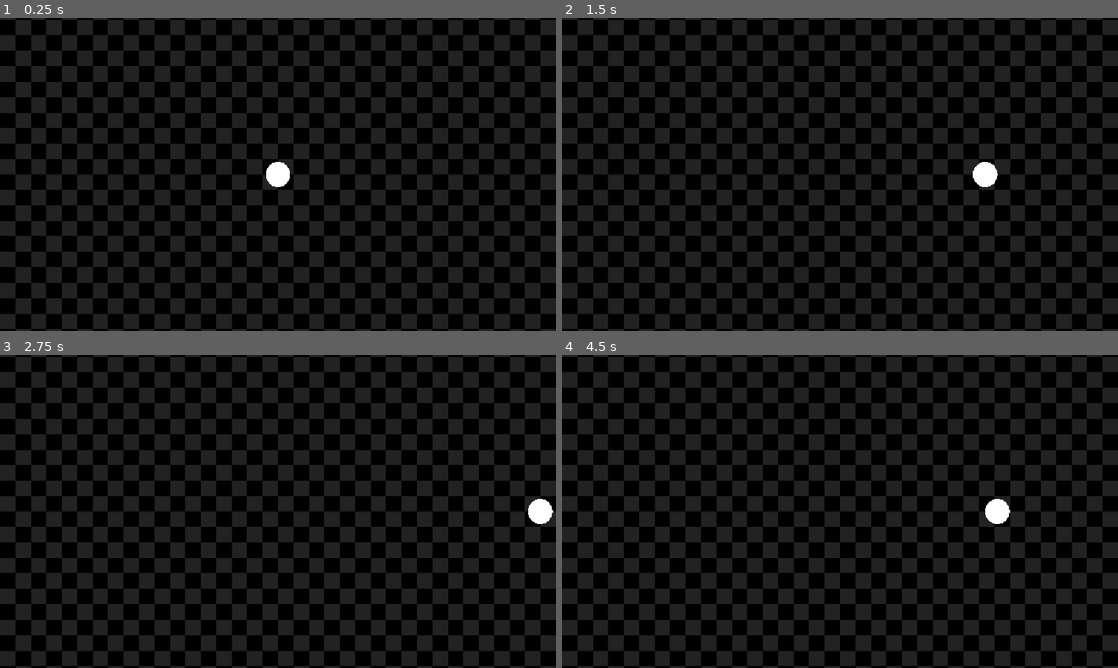
Above: before the commit, frames 1-4 (two rows, left to right).
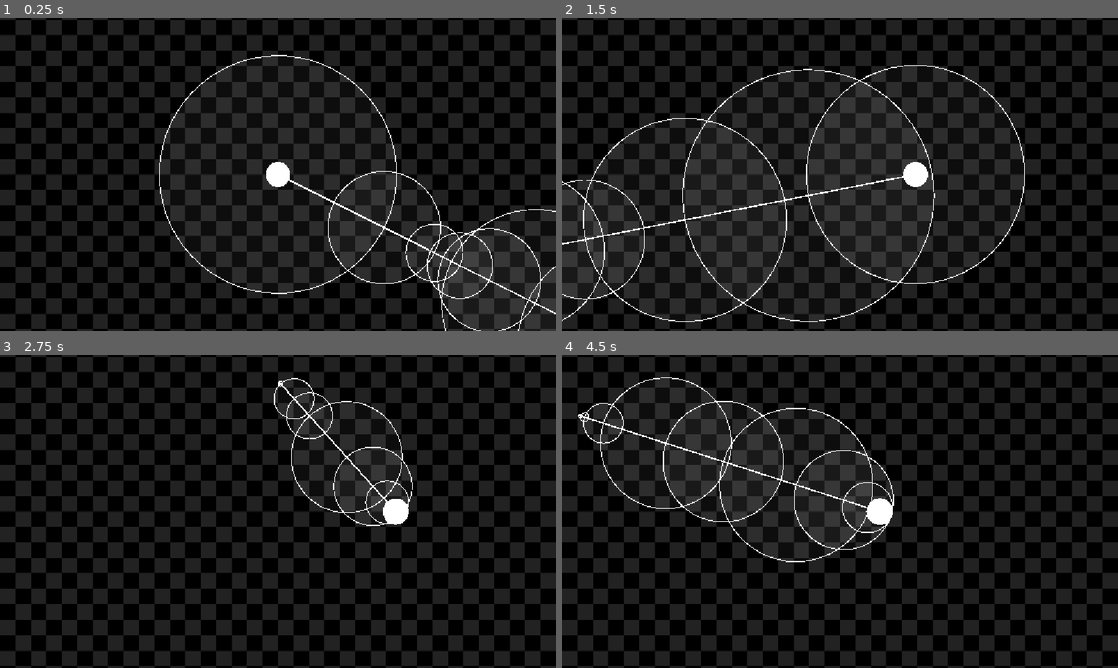
Above: after the commit, the same moments.

Repository: TomXiYuan/Project-Sweep
Game: Godot game, scene res://scenes/world.tscn
Same seed, same stepped clock (60 frames per second), same inputs: the game is played once before the commit and once after it.
Inputs (mouse positions are in pixels of both pictures, inside the frame that each line leads up to):
- Up to frame 1 (0.25 s): no input
- Up to frame 2 (1.5 s): tap Enter at 0.5 s; move the mouse to (962, 158) at 0.52 s; hold D 0.53-1.25 s; click (962, 158) at 0.67 s; drag from (728, 190) to (812, 237) at 1.27 s
- Up to frame 3 (2.75 s): tap Space at 2 s; move the mouse to (333, 442) at 2.02 s; hold D from 2.03 s (still down); click (333, 442) at 2.17 s
- Up to frame 4 (4.5 s): release D at 2.75 s; drag from (812, 574) to (673, 464) at 2.77 s; tap Enter at 3.5 s; move the mouse to (1006, 558) at 3.52 s; hold A 3.53-4.25 s; click (1006, 558) at 3.67 s; drag from (673, 464) to (756, 433) at 4.27 s

The runs differ from the first frame. In frame 1, 6.0% of the frame differs, in the area x 28-100%, y 11-100%; in frame 2, 13%, in the area x 0-84%, y 15-98%; in frame 3, 2.6%; in frame 4, 6.4%.

Commit message:
Add sphere tracing mechanic

Diff:
--- /dev/null
+++ b/scenes/enemy.tscn
@@ -0,0 +1,13 @@
+[gd_scene format=3 uid="uid://bwjij2va08ufh"]
+
+[ext_resource type="Script" uid="uid://dy4vf8i6k6uh4" path="res://scripts/enemy.gd" id="1_7p1mj"]
+
+[sub_resource type="CircleShape2D" id="CircleShape2D_ngg0u"]
+
+[node name="Enemy" type="RigidBody2D" unique_id=1470864091]
+gravity_scale = 0.0
+script = ExtResource("1_7p1mj")
+
+[node name="CollisionShape2D" type="CollisionShape2D" parent="." unique_id=1200190042]
+scale = Vector2(5, 5)
+shape = SubResource("CircleShape2D_ngg0u")
--- /dev/null
+++ b/scenes/obstacle.tscn
@@ -0,0 +1,11 @@
+[gd_scene format=3 uid="uid://r1fn0uccvxki"]
+
+[sub_resource type="CircleShape2D" id="CircleShape2D_ngg0u"]
+radius = 11.0
+
+[node name="Obstacle" type="RigidBody2D" unique_id=190432747]
+gravity_scale = 0.0
+
+[node name="CollisionShape2D" type="CollisionShape2D" parent="." unique_id=1507900283]
+scale = Vector2(5, 5)
+shape = SubResource("CircleShape2D_ngg0u")
--- /dev/null
+++ b/scenes/obstacle_spawner.tscn
@@ -0,0 +1,8 @@
+[gd_scene format=3 uid="uid://dvlw2d2kyxlv6"]
+
+[ext_resource type="Script" uid="uid://bmnw7itd546xh" path="res://scripts/obstacle_spawner.gd" id="1_vyba0"]
+[ext_resource type="PackedScene" uid="uid://r1fn0uccvxki" path="res://scenes/obstacle.tscn" id="2_ra2ui"]
+
+[node name="ObstacleSpawner" type="Node2D" unique_id=93608474]
+script = ExtResource("1_vyba0")
+obstacle_scenes = Array[PackedScene]([ExtResource("2_ra2ui")])
--- a/scenes/player.tscn
+++ b/scenes/player.tscn
@@ -1,16 +1,17 @@
 [gd_scene format=3 uid="uid://dv3w6tt1sgn52"]
 
-[ext_resource type="Texture2D" uid="uid://b45fa8uf05bs0" path="res://assets/bodySprite.png" id="1_3vyb7"]
+[ext_resource type="Texture2D" uid="uid://b45fa8uf05bs0" path="res://assets/CircleSprite.png" id="1_3vyb7"]
 [ext_resource type="Script" uid="uid://bnbw0g4bxnhtm" path="res://scripts/player.gd" id="1_g2els"]
+[ext_resource type="PackedScene" uid="uid://b6m5lcrvbhj3o" path="res://scenes/sphere_tracer.tscn" id="3_qhqgy"]
 
 [sub_resource type="CircleShape2D" id="CircleShape2D_ngg0u"]
-radius = 25.019993
+radius = 26.0
 
-[node name="player" type="CharacterBody2D" unique_id=1453029098]
+[node name="Player" type="CharacterBody2D" unique_id=1453029098]
 slide_on_ceiling = false
 script = ExtResource("1_g2els")
 speed = 400.0
-friction = 1000.0
+friction = 750.0
 
 [node name="Sprite2D" type="Sprite2D" parent="." unique_id=1280219590]
 scale = Vector2(0.2, 0.2)
@@ -18,3 +19,5 @@
 
 [node name="CollisionShape2D" type="CollisionShape2D" parent="." unique_id=149825980]
 shape = SubResource("CircleShape2D_ngg0u")
+
+[node name="SphereTracer" parent="." unique_id=1153834495 instance=ExtResource("3_qhqgy")]
--- /dev/null
+++ b/scenes/sphere_tracer.tscn
@@ -0,0 +1,6 @@
+[gd_scene format=3 uid="uid://b6m5lcrvbhj3o"]
+
+[ext_resource type="Script" uid="uid://8h1xap2dmeru" path="res://scripts/sphere_tracer.gd" id="1_1vi0y"]
+
+[node name="SphereTracer" type="Node2D" unique_id=1153834495]
+script = ExtResource("1_1vi0y")
--- a/scenes/world.tscn
+++ b/scenes/world.tscn
@@ -1,8 +1,10 @@
 [gd_scene format=3 uid="uid://b531jldmumpbl"]
 
-[ext_resource type="Texture2D" uid="uid://d1s82d18en6qv" path="res://assets/Background-Tile.png" id="1_rwgxs"]
+[ext_resource type="Texture2D" uid="uid://d1s82d18en6qv" path="res://assets/BackgroundTile.png" id="1_rwgxs"]
 [ext_resource type="Script" uid="uid://cl74rlh5b65nb" path="res://scripts/camera_2d.gd" id="2_4wyf3"]
 [ext_resource type="PackedScene" uid="uid://dv3w6tt1sgn52" path="res://scenes/player.tscn" id="3_4wyf3"]
+[ext_resource type="PackedScene" uid="uid://dvlw2d2kyxlv6" path="res://scenes/obstacle_spawner.tscn" id="4_k0juu"]
+[ext_resource type="PackedScene" uid="uid://bwjij2va08ufh" path="res://scenes/enemy.tscn" id="5_71j4m"]
 
 [node name="World" type="Node2D" unique_id=1751555392]
 
@@ -17,4 +19,12 @@
 [node name="Camera2D" type="Camera2D" parent="." unique_id=637080885]
 script = ExtResource("2_4wyf3")
 
-[node name="player" parent="." unique_id=1453029098 instance=ExtResource("3_4wyf3")]
+[node name="Player" parent="." unique_id=1453029098 instance=ExtResource("3_4wyf3")]
+slide_on_ceiling = true
+speed = 200.0
+
+[node name="ObstacleSpawner" parent="." unique_id=93608474 instance=ExtResource("4_k0juu")]
+
+[node name="Enemy" parent="." unique_id=1470864091 node_paths=PackedStringArray("player") instance=ExtResource("5_71j4m")]
+position = Vector2(-1023, -513)
+player = NodePath("../Player")
--- /dev/null
+++ b/scripts/enemy.gd
@@ -0,0 +1,35 @@
+extends RigidBody2D
+
+@export var speed: float = 200.0
+@export var min_spawn_radius: float = 600.0
+@export var max_spawn_radius: float = 800.0
+
+@export var player: CharacterBody2D
+
+func _ready() -> void:
+	call_deferred("_position_around_player")
+
+func _position_around_player() -> void:
+	if not player:
+		return
+
+	var random_angle: float = randf_range(0, 2 * PI)
+	var random_distance: float = randf_range(min_spawn_radius, max_spawn_radius)
+
+	var spawn_offset: Vector2 = Vector2(cos(random_angle), sin(random_angle)) * random_distance
+
+	global_position = player.global_position + spawn_offset
+
+func _physics_process(delta: float) -> void:
+	if not player:
+		linear_velocity = Vector2.ZERO
+		return
+
+	var is_player_moving: bool = player.velocity.length() > 0
+
+	if is_player_moving:
+		var direction: Vector2 = (player.global_position - global_position).normalized()
+
+		linear_velocity = direction * speed
+	else:
+		linear_velocity = Vector2.ZERO
--- /dev/null
+++ b/scripts/obstacle_spawner.gd
@@ -0,0 +1,27 @@
+extends Node2D
+
+@export var obstacle_scenes: Array[PackedScene] = []
+@export var min_radius: float = 300.0
+@export var max_radius: float = 600.0
+
+@export var spawn_count: int = 10
+
+func _ready() -> void:
+	if obstacle_scenes.is_empty():
+		return
+
+	for i in range(spawn_count):
+		spawn_random_obstacle()
+
+func spawn_random_obstacle() -> void:
+	var random_index: int = randi() % obstacle_scenes.size()
+	var obstacle: Node2D = obstacle_scenes[random_index].instantiate()
+
+	var random_angle: float = randf_range(0, 2 * PI)
+	var random_distance: float = randf_range(min_radius, max_radius)
+	var spawn_offset: Vector2 = Vector2(cos(random_angle), sin(random_angle)) * random_distance
+
+	obstacle.global_position = global_position + spawn_offset
+	obstacle.rotation = random_angle + PI
+
+	get_tree().current_scene.call_deferred("add_child", obstacle)
--- a/scripts/player.gd
+++ b/scripts/player.gd
@@ -14,7 +14,6 @@
 
 	move_and_slide()
 
-
 func _get_input_direction() -> Vector2:
 	var dir := Vector2.ZERO
 	if Input.is_physical_key_pressed(KEY_W):
--- /dev/null
+++ b/scripts/sphere_tracer.gd
@@ -0,0 +1,112 @@
+extends Node2D
+
+@export var collision_mask: int = 1
+@export var max_steps: int = 1000
+@export var max_distance: float = 1000.0
+@export var epsilon: float = 1.0
+@export var search_iterations: int = 32
+
+@export var circle_color: Color = Color.WHITE
+@export var line_color: Color = Color.WHITE
+
+var trace_positions: Array[Vector2] = []
+var trace_radii: Array[float] = []
+var ray_end: Vector2
+
+var circle := CircleShape2D.new()
+var query := PhysicsShapeQueryParameters2D.new()
+
+func _ready() -> void:
+	circle.radius = 1.0
+	query.shape = circle
+	query.collision_mask = collision_mask
+	query.collide_with_areas = false
+
+	var parent := get_parent()
+	if parent is CollisionObject2D:
+		query.exclude = [parent.get_rid()]
+
+func _physics_process(_delta: float) -> void:
+	var direction := (
+		get_global_mouse_position() - global_position
+	).normalized()
+
+	sphere_trace(global_position, direction)
+	queue_redraw()
+
+func sphere_trace(start: Vector2, direction: Vector2) -> void:
+	trace_positions.clear()
+	trace_radii.clear()
+
+	var space := get_world_2d().direct_space_state
+	var ray_position := start
+	var travelled := 0.0
+
+	for i in range(max_steps):
+		var remaining := max_distance - travelled
+		if remaining <= 0.0:
+			break
+
+		var clearance := get_clearance(space, ray_position, remaining)
+
+		trace_positions.append(ray_position)
+		trace_radii.append(clearance)
+
+		if clearance <= epsilon:
+			break
+
+		var step := minf(clearance, remaining)
+		ray_position += direction * step
+		travelled += step
+
+	ray_end = ray_position
+
+func get_clearance(
+	space: PhysicsDirectSpaceState2D,
+	pos: Vector2,
+	max_radius: float
+) -> float:
+	if overlaps(space, pos, epsilon):
+		return 0.0
+
+	if not overlaps(space, pos, max_radius):
+		return max_radius
+
+	var low := epsilon
+	var high := max_radius
+
+	for i in range(search_iterations):
+		var middle := (low + high) * 0.5
+
+		if overlaps(space, pos, middle):
+			high = middle
+		else:
+			low = middle
+
+	return low
+
+func overlaps(
+	space: PhysicsDirectSpaceState2D,
+	pos: Vector2,
+	radius: float
+) -> bool:
+	circle.radius = radius
+	query.transform = Transform2D(0.0, pos)
+
+	return not space.intersect_shape(query, 1).is_empty()
+
+
+func _draw() -> void:
+	for i in range(trace_positions.size()):
+		var center := to_local(trace_positions[i])
+		var radius := trace_radii[i]
+
+		if radius > 2.0:
+			draw_circle(center, radius, Color(circle_color, 0.05))
+			draw_arc(
+				center, radius, 0.0, TAU,
+				64, circle_color, 2.0
+			)
+
+	draw_line(Vector2.ZERO, to_local(ray_end), line_color, 3.0)
+	draw_circle(Vector2.ZERO, 6.0, Color.WHITE)
Renamed: assets/Background-Tile.png -> assets/BackgroundTile.png
Not shown, changed: assets/BackgroundTile.png.import
Renamed: assets/bodySprite.png -> assets/CircleSprite.png
Not shown, added: assets/CircleSprite.png.import
Binary file added: assets/TriangleSprite.png
Not shown, changed: assets/TriangleSprite.png.import
Not shown, added: scripts/enemy.gd.uid
Not shown, added: scripts/obstacle_spawner.gd.uid
Not shown, added: scripts/sphere_tracer.gd.uid
